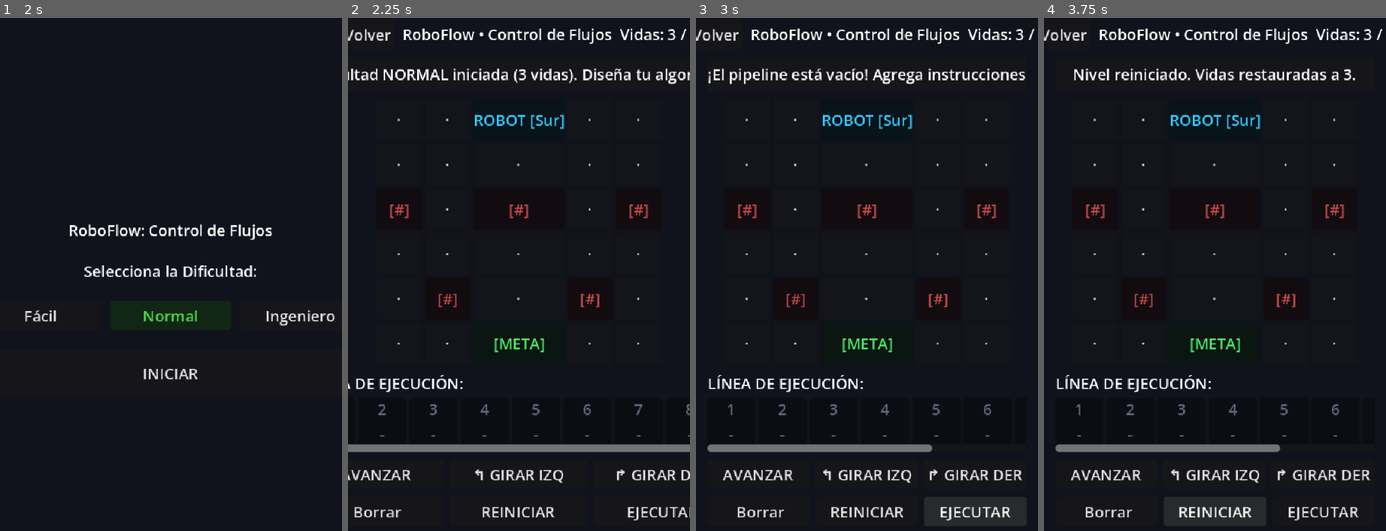
Above: before the commit, frames 1-4 (left to right).
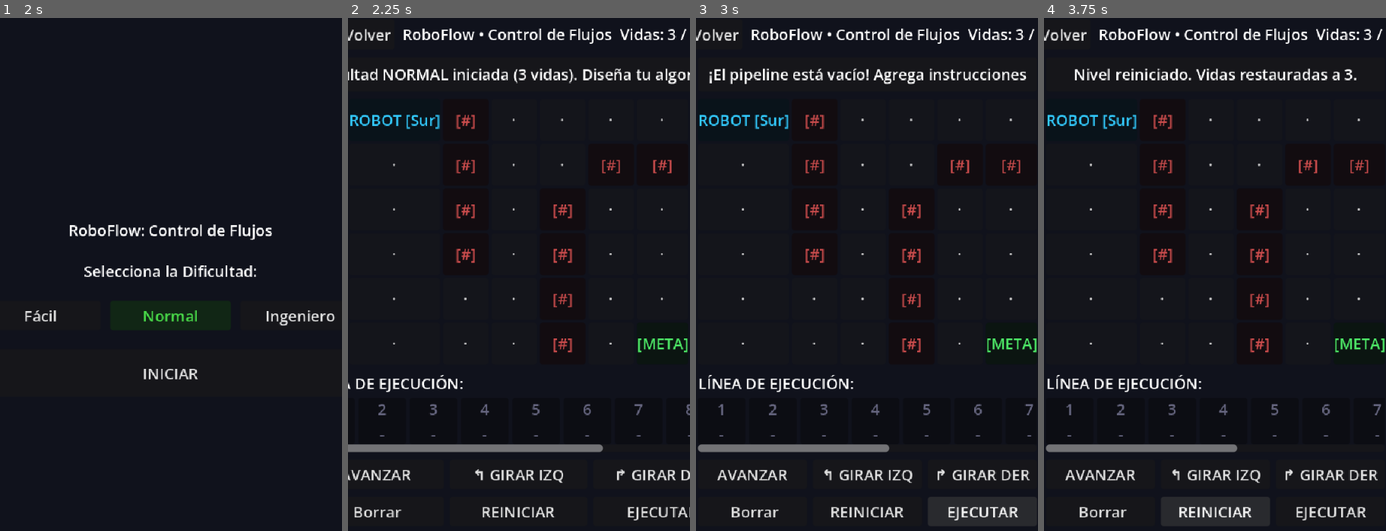
Above: after the commit, the same moments.

Repository: Bijou91/Morelosoft-International-Solutions
Game: Godot game, scene res://scenes/minigames/programacion/roboflow/RoboFlow.tscn
Same seed, same stepped clock (60 frames per second), same inputs: the game is played once before the commit and once after it. This scene is started directly instead of the project's main scene.
Inputs:
- Up to frame 1 (2 s): click "Normal" at 0.5 s; click "Normal" at 1.25 s
- Up to frame 2 (2.25 s): click "INICIAR" at 2 s
- Up to frame 3 (3 s): click "EJECUTAR" at 2.75 s
- Up to frame 4 (3.75 s): click "REINICIAR" at 3.5 s

Frame 1 is identical in both runs. In frame 2, 2.9% of the frame differs, in the area x 0-100%, y 18-85%; in frame 3, 6.7%, in the area x 0-100%, y 9-99%; in frame 4, 6.4%.

Commit message:
feat(roboflow): Implementar niveles complejos únicos y agregar conteo de pasos al resumen de victoria

Diff:
--- a/pixeling/scenes/minigames/programacion/roboflow/RoboFlow.gd
+++ b/pixeling/scenes/minigames/programacion/roboflow/RoboFlow.gd
@@ -109,32 +109,44 @@
 	current_difficulty = diff
 	match diff:
 		"FACIL":
-			grid_cols = 4
+			grid_cols = 5
 			grid_rows = 5
-			max_instructions = 6
-			max_lives = 5
-			current_lives = 5
-			start_pos = Vector2i(1, 0)
-			goal_pos = Vector2i(1, 4)
-			obstacles = [Vector2i(0, 1), Vector2i(2, 2), Vector2i(3, 3)]
-		"NORMAL":
-			grid_cols = 5
-			grid_rows = 6
-			max_instructions = 9
+			max_instructions = 8
 			max_lives = 3
 			current_lives = 3
-			start_pos = Vector2i(2, 0)
-			goal_pos = Vector2i(2, 5)
-			obstacles = [Vector2i(2, 2), Vector2i(1, 4), Vector2i(3, 4), Vector2i(0, 2), Vector2i(4, 2)]
-		"INGENIERO":
+			start_pos = Vector2i(0, 0)
+			goal_pos = Vector2i(4, 4)
+			# Bloque central para forzar rodear por arriba o por abajo
+			obstacles = [Vector2i(1, 1), Vector2i(1, 2), Vector2i(2, 2), Vector2i(3, 2), Vector2i(3, 3)]
+		"NORMAL":
 			grid_cols = 6
 			grid_rows = 6
-			max_instructions = 10
+			max_instructions = 12
+			max_lives = 3
+			current_lives = 3
+			start_pos = Vector2i(0, 0)
+			goal_pos = Vector2i(5, 5)
+			# Laberinto en forma de 'S'
+			obstacles = [
+				Vector2i(1, 0), Vector2i(1, 1), Vector2i(1, 2), Vector2i(1, 3),
+				Vector2i(3, 2), Vector2i(3, 3), Vector2i(3, 4), Vector2i(3, 5),
+				Vector2i(4, 1), Vector2i(5, 1)
+			]
+		"INGENIERO":
+			grid_cols = 7
+			grid_rows = 7
+			max_instructions = 16
 			max_lives = 1
 			current_lives = 1
 			start_pos = Vector2i(0, 0)
-			goal_pos = Vector2i(5, 5)
-			obstacles = [Vector2i(1, 0), Vector2i(1, 1), Vector2i(3, 2), Vector2i(3, 3), Vector2i(4, 3)]
+			goal_pos = Vector2i(6, 6)
+			# Múltiples rutas estrechas con trampas
+			obstacles = [
+				Vector2i(0, 2), Vector2i(1, 2), Vector2i(2, 2), Vector2i(4, 0),
+				Vector2i(4, 1), Vector2i(4, 2), Vector2i(4, 3), Vector2i(2, 4),
+				Vector2i(3, 4), Vector2i(4, 4), Vector2i(5, 4), Vector2i(1, 6),
+				Vector2i(2, 6), Vector2i(6, 2)
+			]
 
 	instructions.clear()
 	reset_robot()
@@ -384,8 +396,9 @@
 
 	var lives_bonus: int = current_lives * 40
 	var final_score: int = maxi(50, base_score * stars + lives_bonus - (attempts - 1) * 20)
-
-	lbl_victory_stats.text = "Puntuación Final: %d\nEstrellas: %d\nVidas Restantes: %d" % [final_score, stars, current_lives]
+	var steps_taken: int = instructions.size()
+
+	lbl_victory_stats.text = "Pasos Tomados: %d\nPuntuación Final: %d\nEstrellas: %d\nVidas Restantes: %d" % [steps_taken, final_score, stars, current_lives]
 
 	# Finish game registra el resultado y emite EventBus.points_updated a traves de StateManager
 	finish_game(true, final_score, stars, "Flujo completado exitosamente")
